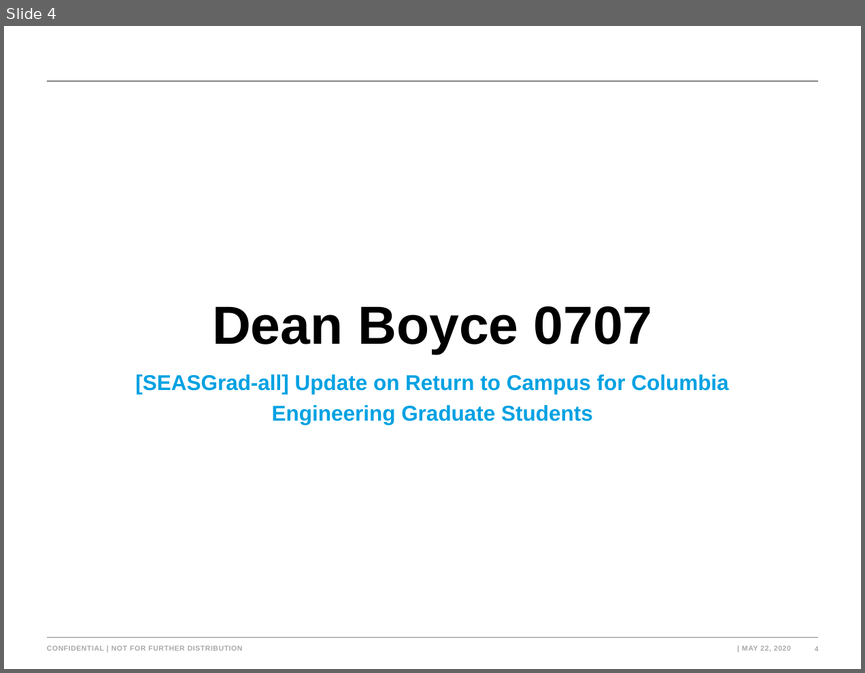
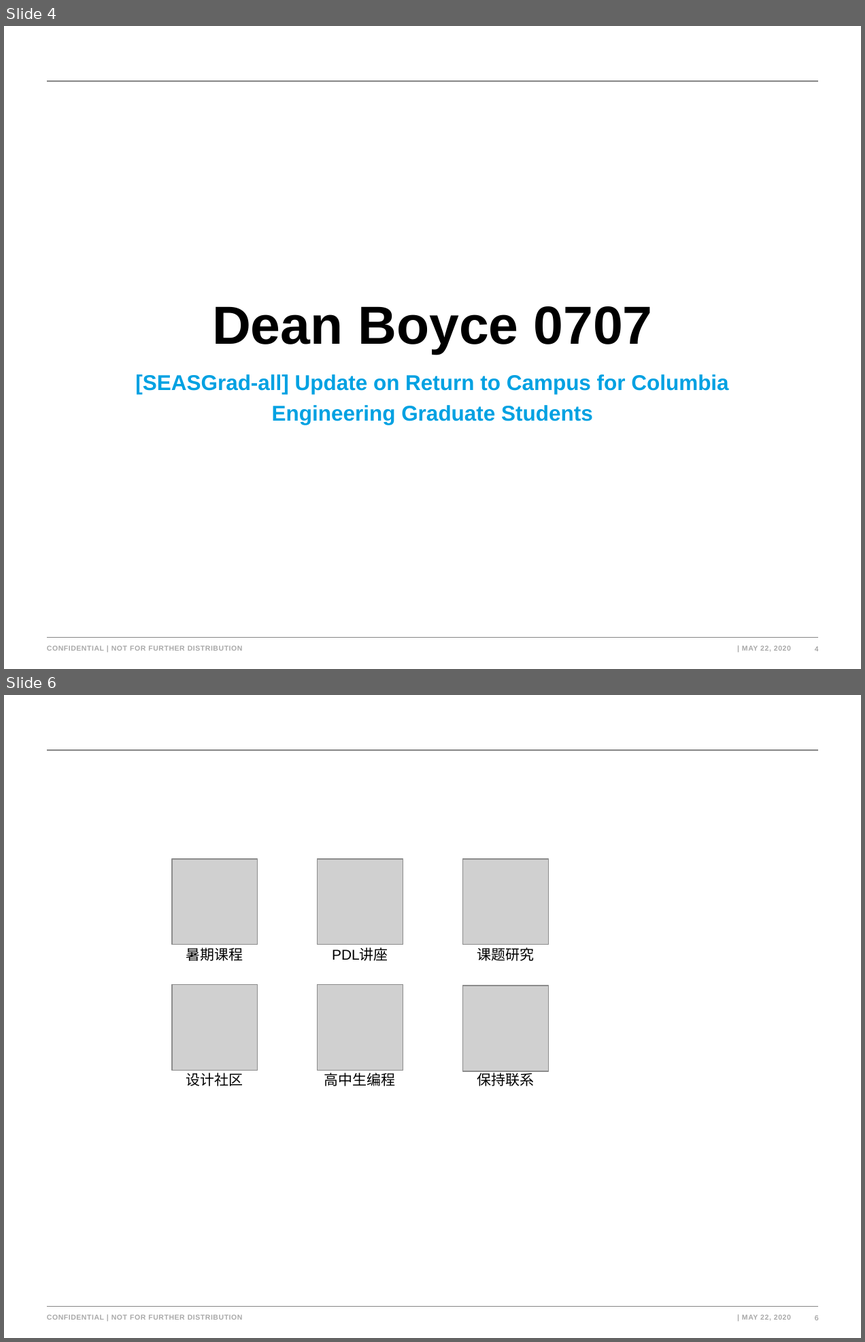
Before and after one commit to type-null/earthInsights, a slide deck: logCenter/mails.pptx. Shown one above the other, each under a label of ours: slide 4 before the commit, slides 4 and 6 after it; the slides between them are not shown. The pictures are 865x673 and 865x1342 pixels, drawn with LibreOffice and Linux fonts; fonts in the diff are those of the drawing; grey boxes stand for pictures; background and template pictures are left out. Boxes give left, top, right and bottom in pixels: in the first picture for what was removed or moved away, otherwise in the second. Text is boxed around its words. In the diff, an @@ line names an element or a change of style, - is before the commit and + after.

```diff
--- a/logCenter/mails.pptx
+++ b/logCenter/mails.pptx
@@ slide 6 added at box(4, 695, 861, 1338), background #FFFFFF; not listed: 5 template elements that a slide beside it also shows @@
@@ group added at box(172, 859, 549, 1086): 6 pictures, 6 texts @@
+暑期课程
+PDL讲座
+课题研究
+设计社区
+高中生编程
+保持联系
```
Also in this commit, not shown: 1 slide changed, 3 other slides added.
